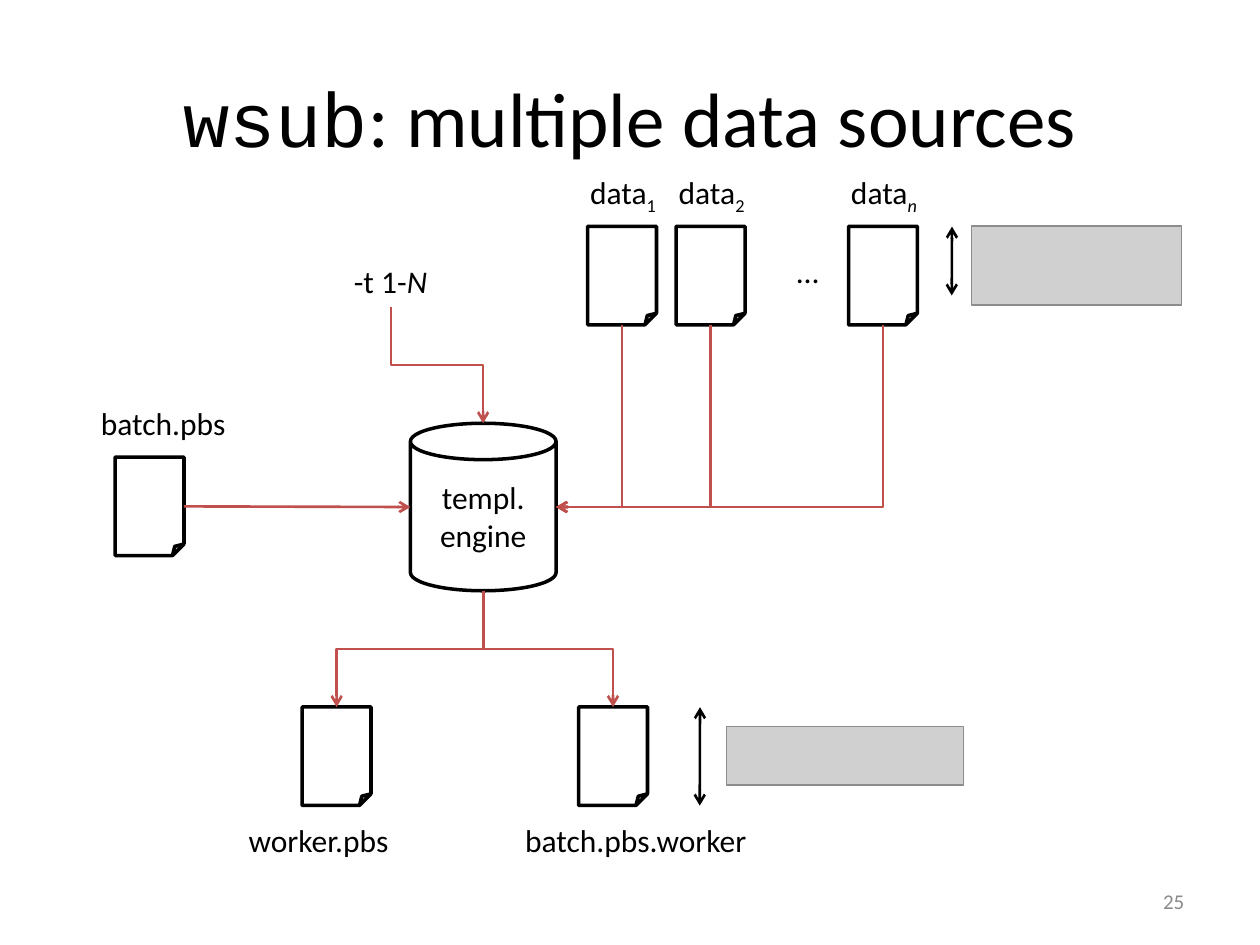
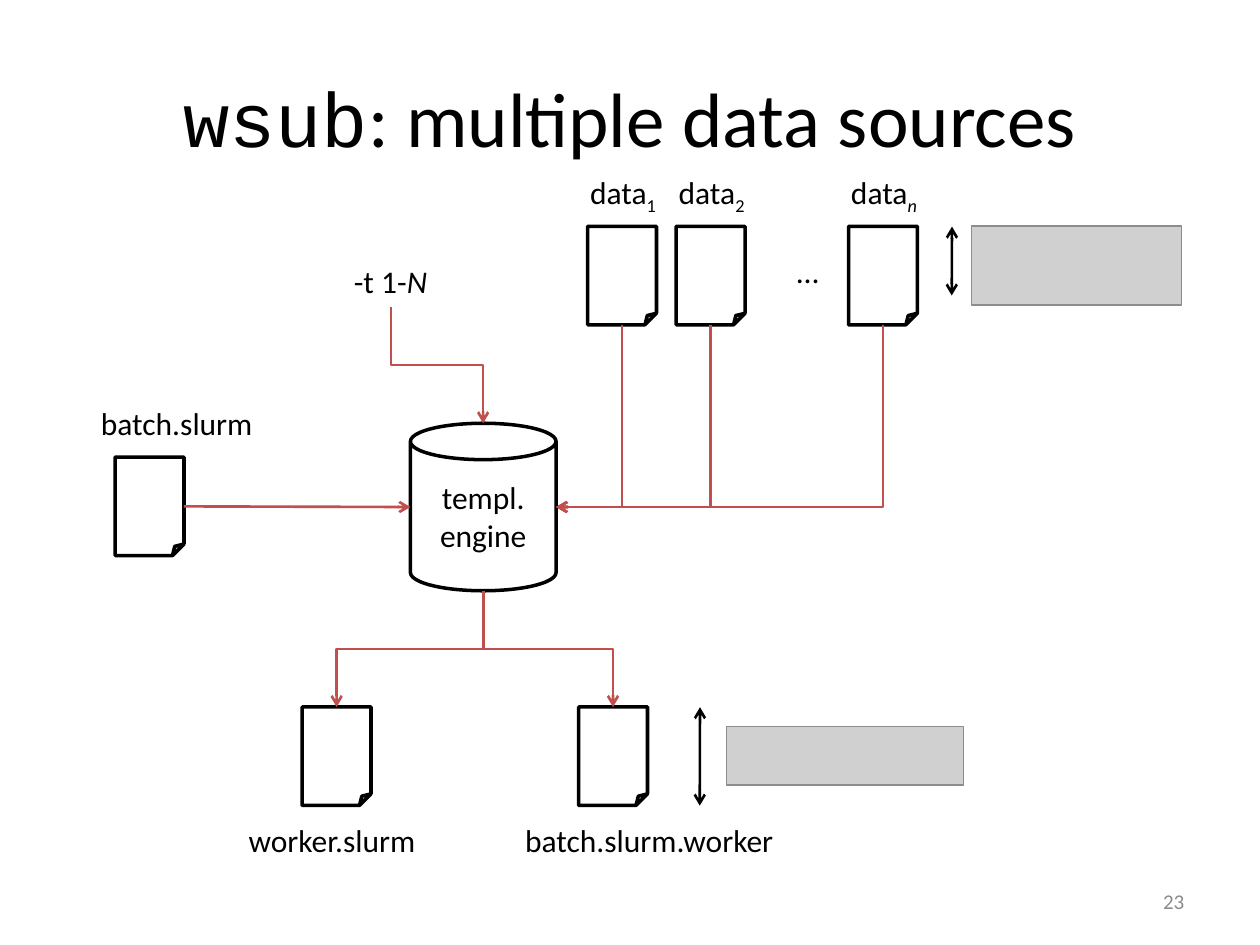
Before and after one commit to gjbex/worker-and-atools, a slide deck: slide 23 of worker_atools.pptx (slide 25 before the commit). Drawn at 1260x945 pixels with LibreOffice and Linux fonts; fonts in the diff are those of the drawing; grey boxes stand for pictures. Boxes give left, top, right and bottom in pixels: in the first picture for what was removed or moved away, otherwise in the second. Text is boxed around its words. In the diff, an @@ line names an element or a change of style, - is before the commit and + after.

Commit message:
Adapt worker slides for slurm

```diff
--- a/worker_atools.pptx
+++ b/worker_atools.pptx
@@ text at bbox=[101, 413, 252, 436]: text changed @@
-batch.pbs
+batch.slurm
@@ text at bbox=[249, 830, 416, 853]: text changed @@
-worker.pbs
+worker.slurm
@@ text at bbox=[525, 830, 773, 853]: text changed @@
-batch.pbs.worker
+batch.slurm.worker
@@ page number at bbox=[1163, 895, 1184, 909]: text changed @@
-25
+23
```
Also in this commit, not shown: 13 other slides changed, 2 slides removed.
